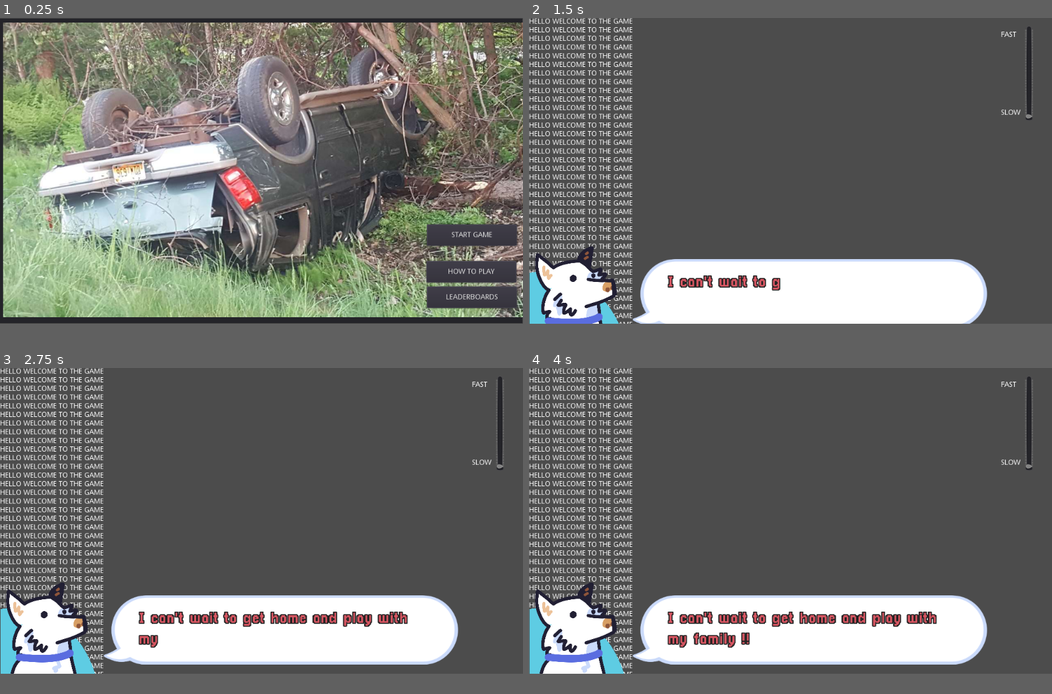
Above: before the commit, frames 1-4 (two rows, left to right).
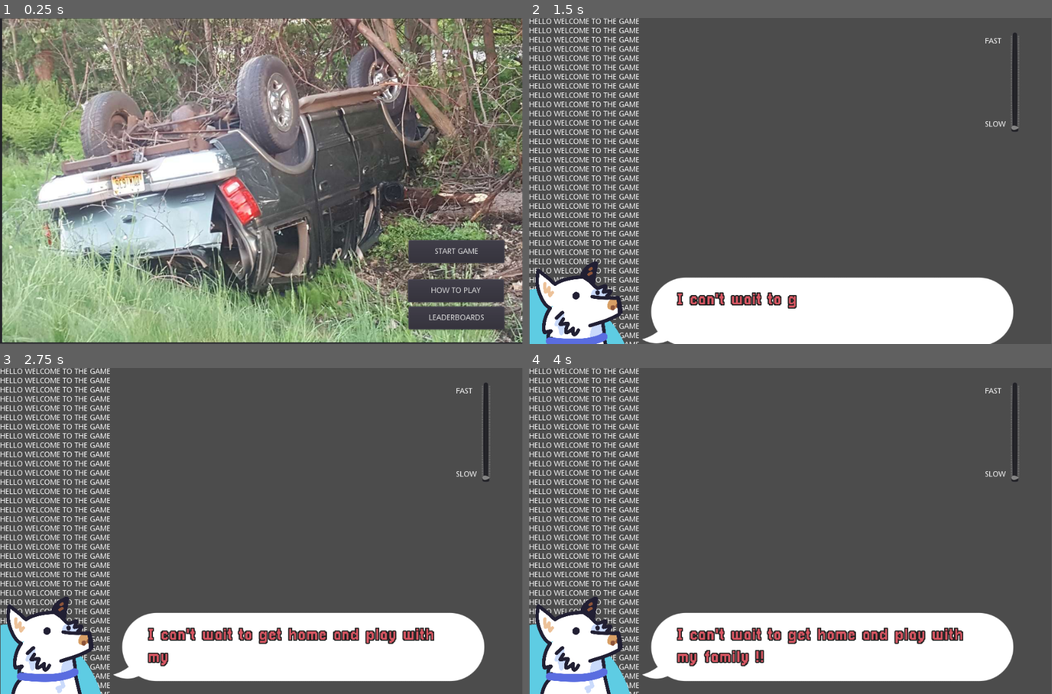
Above: after the commit, the same moments.

Repository: DevinPentecost/gmtkjam-2019
Game: Godot game, scene res://main_scenes/main_menu.tscn
Two runs of this game, one before a commit and one after it. Both use one fixed random seed, a clock stepped at 60 frames per second and the inputs below. Sound files missing from this copy of the repository are replaced by a short silence.
Inputs (mouse positions are in pixels of both pictures, inside the frame that each line leads up to):
- Up to frame 1 (0.25 s): no input
- Up to frame 2 (1.5 s): click "START GAME" at 0.5 s; tap Enter at 1.25 s; move the mouse to (905, 154) at 1.27 s; hold Right (player_turn_right) from 1.28 s (still down); hold Up (player_turn_straight) from 1.28 s (still down); click (905, 154) at 1.42 s
- Up to frame 3 (2.75 s): move the mouse to (156, 537) at 2.02 s; release Right (player_turn_right) at 2.03 s; release Up (player_turn_straight) at 2.03 s; hold Left (player_turn_left) from 2.03 s (still down); tap Up (player_turn_straight) at 2.1 s
- Up to frame 4 (4 s): move the mouse to (842, 452) at 2.77 s; release Left (player_turn_left) at 2.78 s; hold Up (player_turn_straight) 2.78-3.53 s; hold Right (player_turn_right) from 2.78 s (still down); tap Space at 3.5 s; move the mouse to (764, 583) at 3.52 s; tap Up (player_turn_straight) at 3.6 s; click (764, 583) at 3.67 s
In our replay, the window is 800x468 before the commit and 799x499 after it. These sizes can differ from the game's own. Grey fills any space a smaller window leaves; there, only what the larger window draws over its background counts as a difference.

The runs differ from the first frame. In frame 1, 57% of the frame differs, in the area x 0-100%, y 0-100%; in frame 2, 19%; in frame 3, 24%; in frame 4, 24%.

Commit message:
changed res to 960x600, update start screen stuff

Diff:
--- a/project/main_scenes/game_scene.tscn
+++ b/project/main_scenes/game_scene.tscn
@@ -315,10 +315,10 @@
 "
 
 [node name="slider_speed" type="VSlider" parent="."]
-margin_left = 946.0
-margin_top = 16.0
-margin_right = 1013.0
-margin_bottom = 201.0
+margin_left = 859.573
+margin_top = 25.9723
+margin_right = 926.573
+margin_bottom = 210.972
 tick_count = 100
 ticks_on_borders = true
 
--- a/project/main_scenes/main_menu.tscn
+++ b/project/main_scenes/main_menu.tscn
@@ -9,42 +9,41 @@
 [node name="panel_primary" type="Panel" parent="."]
 margin_left = -1.0
 margin_top = 1.0
-margin_right = 1023.0
+margin_right = 963.0
 margin_bottom = 599.0
 
 [node name="background_image" type="TextureRect" parent="panel_primary"]
-editor/display_folded = true
 margin_left = 1.0
 margin_top = -1.0
 margin_right = 41.0
 margin_bottom = 39.0
 
 [node name="20180528-205447-jpg" type="Sprite" parent="panel_primary/background_image"]
-position = Vector2( 516.665, 298 )
-scale = Vector2( 0.802778, 0.802778 )
+position = Vector2( 483.71, 299.292 )
+scale = Vector2( 0.754988, 0.827907 )
 texture = ExtResource( 2 )
 
 [node name="button_start" type="Button" parent="panel_primary"]
-margin_left = 837.0
-margin_top = 404.0
-margin_right = 1013.0
-margin_bottom = 446.0
+margin_left = 751.681
+margin_top = 408.432
+margin_right = 927.681
+margin_bottom = 450.432
 rect_pivot_offset = Vector2( 834, -195 )
 text = "START GAME"
 
 [node name="button_howto" type="Button" parent="panel_primary"]
-margin_left = 836.0
-margin_top = 476.0
-margin_right = 1012.0
-margin_bottom = 518.0
+margin_left = 750.681
+margin_top = 480.432
+margin_right = 926.681
+margin_bottom = 522.432
 rect_pivot_offset = Vector2( 834, -195 )
 text = "HOW TO PLAY"
 
 [node name="button_leaderboard" type="Button" parent="panel_primary"]
-margin_left = 837.0
-margin_top = 526.0
-margin_right = 1013.0
-margin_bottom = 568.0
+margin_left = 751.681
+margin_top = 530.432
+margin_right = 927.681
+margin_bottom = 572.432
 text = "LEADERBOARDS"
 [connection signal="pressed" from="panel_primary/button_start" to="." method="_on_button_start_pressed"]
 [connection signal="pressed" from="panel_primary/button_leaderboard" to="." method="_on_button_leaderboard_pressed"]
--- a/project/project.godot
+++ b/project/project.godot
@@ -24,6 +24,10 @@
 run/main_scene="res://main_scenes/main_menu.tscn"
 config/icon="res://icon.png"
 
+[display]
+
+window/size/width=960
+
 [input]
 
 player_turn_left={
--- a/project/scenes/test/car_test.tscn
+++ b/project/scenes/test/car_test.tscn
@@ -33,102 +33,127 @@
 [node name="RoadGraphConnection" parent="RoadGraph/RoadGraphConnections" index="0" instance=ExtResource( 4 )]
 node_a = NodePath("../../RoadGraphNodes/RoadGraphNode")
 node_b = NodePath("../../RoadGraphNodes/RoadGraphNode2")
+a_to_b = true
 
 [node name="RoadGraphConnection2" parent="RoadGraph/RoadGraphConnections" index="1" instance=ExtResource( 4 )]
 node_a = NodePath("../../RoadGraphNodes/RoadGraphNode2")
 node_b = NodePath("../../RoadGraphNodes/RoadGraphNode3")
+a_to_b = true
 
 [node name="RoadGraphConnection3" parent="RoadGraph/RoadGraphConnections" index="2" instance=ExtResource( 4 )]
 node_a = NodePath("../../RoadGraphNodes/RoadGraphNode3")
 node_b = NodePath("../../RoadGraphNodes/RoadGraphNode4")
+a_to_b = true
 
 [node name="RoadGraphConnection4" parent="RoadGraph/RoadGraphConnections" index="3" instance=ExtResource( 4 )]
 node_a = NodePath("../../RoadGraphNodes/RoadGraphNode5")
 node_b = NodePath("../../RoadGraphNodes/RoadGraphNode4")
+a_to_b = true
 
 [node name="RoadGraphConnection5" parent="RoadGraph/RoadGraphConnections" index="4" instance=ExtResource( 4 )]
 node_a = NodePath("../../RoadGraphNodes/RoadGraphNode6")
 node_b = NodePath("../../RoadGraphNodes/RoadGraphNode5")
+a_to_b = true
 
 [node name="RoadGraphConnection6" parent="RoadGraph/RoadGraphConnections" index="5" instance=ExtResource( 4 )]
 node_a = NodePath("../../RoadGraphNodes/RoadGraphNode7")
 node_b = NodePath("../../RoadGraphNodes/RoadGraphNode6")
+a_to_b = true
 
 [node name="RoadGraphConnection7" parent="RoadGraph/RoadGraphConnections" index="6" instance=ExtResource( 4 )]
 node_a = NodePath("../../RoadGraphNodes/RoadGraphNode4")
 node_b = NodePath("../../RoadGraphNodes/RoadGraphNode20")
+a_to_b = true
 
 [node name="RoadGraphConnection8" parent="RoadGraph/RoadGraphConnections" index="7" instance=ExtResource( 4 )]
 node_a = NodePath("../../RoadGraphNodes/RoadGraphNode20")
 node_b = NodePath("../../RoadGraphNodes/RoadGraphNode8")
+a_to_b = true
 
 [node name="RoadGraphConnection9" parent="RoadGraph/RoadGraphConnections" index="8" instance=ExtResource( 4 )]
 node_a = NodePath("../../RoadGraphNodes/RoadGraphNode8")
 node_b = NodePath("../../RoadGraphNodes/RoadGraphNode7")
+a_to_b = true
 
 [node name="RoadGraphConnection10" parent="RoadGraph/RoadGraphConnections" index="9" instance=ExtResource( 4 )]
 node_a = NodePath("../../RoadGraphNodes/RoadGraphNode8")
 node_b = NodePath("../../RoadGraphNodes/RoadGraphNode9")
+a_to_b = true
 
 [node name="RoadGraphConnection11" parent="RoadGraph/RoadGraphConnections" index="10" instance=ExtResource( 4 )]
 node_a = NodePath("../../RoadGraphNodes/RoadGraphNode7")
 node_b = NodePath("../../RoadGraphNodes/RoadGraphNode13")
+a_to_b = true
 
 [node name="RoadGraphConnection12" parent="RoadGraph/RoadGraphConnections" index="11" instance=ExtResource( 4 )]
 node_a = NodePath("../../RoadGraphNodes/RoadGraphNode13")
 node_b = NodePath("../../RoadGraphNodes/RoadGraphNode14")
+a_to_b = true
 
 [node name="RoadGraphConnection13" parent="RoadGraph/RoadGraphConnections" index="12" instance=ExtResource( 4 )]
 node_a = NodePath("../../RoadGraphNodes/RoadGraphNode14")
 node_b = NodePath("../../RoadGraphNodes/RoadGraphNode15")
+a_to_b = true
 
 [node name="RoadGraphConnection14" parent="RoadGraph/RoadGraphConnections" index="13" instance=ExtResource( 4 )]
 node_a = NodePath("../../RoadGraphNodes/RoadGraphNode15")
 node_b = NodePath("../../RoadGraphNodes/RoadGraphNode12")
+a_to_b = true
 
 [node name="RoadGraphConnection15" parent="RoadGraph/RoadGraphConnections" index="14" instance=ExtResource( 4 )]
 node_a = NodePath("../../RoadGraphNodes/RoadGraphNode13")
 node_b = NodePath("../../RoadGraphNodes/RoadGraphNode12")
+a_to_b = true
 
 [node name="RoadGraphConnection16" parent="RoadGraph/RoadGraphConnections" index="15" instance=ExtResource( 4 )]
 node_a = NodePath("../../RoadGraphNodes/RoadGraphNode9")
 node_b = NodePath("../../RoadGraphNodes/RoadGraphNode12")
+a_to_b = true
 
 [node name="RoadGraphConnection17" parent="RoadGraph/RoadGraphConnections" index="16" instance=ExtResource( 4 )]
 node_a = NodePath("../../RoadGraphNodes/RoadGraphNode15")
 node_b = NodePath("../../RoadGraphNodes/RoadGraphNode16")
+a_to_b = true
 
 [node name="RoadGraphConnection18" parent="RoadGraph/RoadGraphConnections" index="17" instance=ExtResource( 4 )]
 node_a = NodePath("../../RoadGraphNodes/RoadGraphNode16")
 node_b = NodePath("../../RoadGraphNodes/RoadGraphNode17")
+a_to_b = true
 
 [node name="RoadGraphConnection19" parent="RoadGraph/RoadGraphConnections" index="18" instance=ExtResource( 4 )]
 node_a = NodePath("../../RoadGraphNodes/RoadGraphNode17")
 node_b = NodePath("../../RoadGraphNodes/RoadGraphNode18")
+a_to_b = true
 
 [node name="RoadGraphConnection20" parent="RoadGraph/RoadGraphConnections" index="19" instance=ExtResource( 4 )]
 node_a = NodePath("../../RoadGraphNodes/RoadGraphNode18")
 node_b = NodePath("../../RoadGraphNodes/RoadGraphNode11")
+a_to_b = true
 
 [node name="RoadGraphConnection21" parent="RoadGraph/RoadGraphConnections" index="20" instance=ExtResource( 4 )]
 node_a = NodePath("../../RoadGraphNodes/RoadGraphNode12")
 node_b = NodePath("../../RoadGraphNodes/RoadGraphNode11")
+a_to_b = true
 
 [node name="RoadGraphConnection22" parent="RoadGraph/RoadGraphConnections" index="21" instance=ExtResource( 4 )]
 node_a = NodePath("../../RoadGraphNodes/RoadGraphNode11")
 node_b = NodePath("../../RoadGraphNodes/RoadGraphNode10")
+a_to_b = true
 
 [node name="RoadGraphConnection23" parent="RoadGraph/RoadGraphConnections" index="22" instance=ExtResource( 4 )]
 node_a = NodePath("../../RoadGraphNodes/RoadGraphNode11")
 node_b = NodePath("../../RoadGraphNodes/RoadGraphNode19")
+a_to_b = true
 
 [node name="RoadGraphConnection24" parent="RoadGraph/RoadGraphConnections" index="23" instance=ExtResource( 4 )]
 node_a = NodePath("../../RoadGraphNodes/RoadGraphNode10")
 node_b = NodePath("../../RoadGraphNodes/RoadGraphNode9")
+a_to_b = true
 
 [node name="RoadGraphConnection25" parent="RoadGraph/RoadGraphConnections" index="24" instance=ExtResource( 4 )]
 node_a = NodePath("../../RoadGraphNodes/RoadGraphNode19")
 node_b = NodePath("../../RoadGraphNodes/RoadGraphNode")
+a_to_b = true
 
 [node name="RoadGraphNode" parent="RoadGraph/RoadGraphNodes" index="0" instance=ExtResource( 5 )]
 position = Vector2( 320.222, -33.2411 )
Binary file changed: project/2d_resources/dogs/chatbox.png
